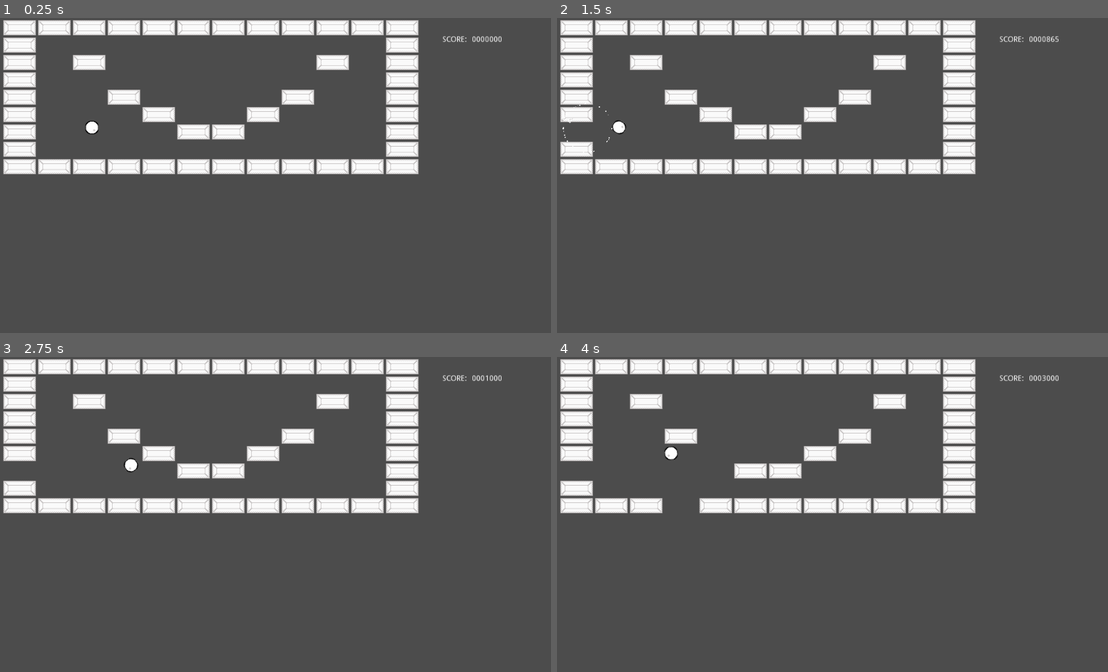
Above: before the commit, frames 1-4 (two rows, left to right).
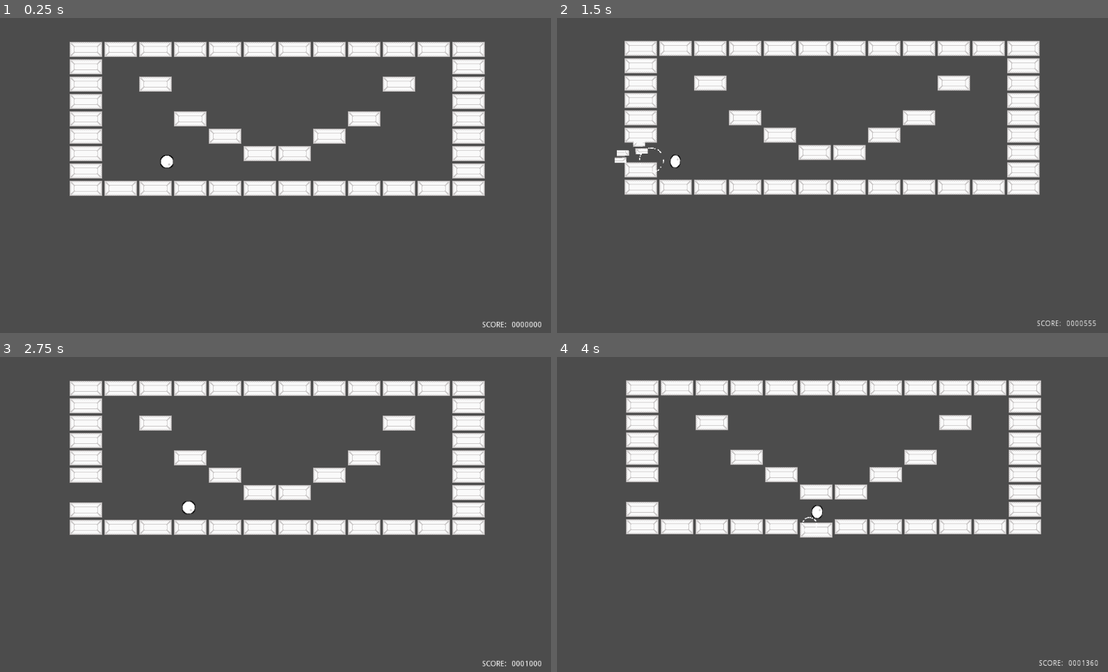
Above: after the commit, the same moments.

Repository: Anatolij-Grigorjev/Breakout4Godot
Game: Godot game, scene res://BreakoutGame.tscn
Two runs of this game, one before a commit and one after it. Both use one fixed random seed, a clock stepped at 60 frames per second and the inputs below.
Inputs (mouse positions are in pixels of both pictures, inside the frame that each line leads up to):
- Up to frame 1 (0.25 s): no input
- Up to frame 2 (1.5 s): tap Enter at 0.5 s; move the mouse to (959, 162) at 0.52 s; tap Alt at 0.6 s; click (959, 162) at 0.67 s; drag from (722, 197) to (804, 244) at 1.27 s
- Up to frame 3 (2.75 s): move the mouse to (336, 448) at 2.02 s; tap Shift at 2.1 s; click (336, 448) at 2.17 s
- Up to frame 4 (4 s): drag from (804, 583) to (667, 470) at 2.77 s; move the mouse to (1003, 568) at 3.52 s; tap Ctrl at 3.6 s; click (1003, 568) at 3.67 s

The runs differ from the first frame. In frame 1, 25% of the frame differs, in the area x 0-99%, y 0-99%; in frame 2, 25%; in frame 3, 24%; in frame 4, 24%.

Commit message:
fix ball position reset in main game

Diff:
--- a/game/BreakoutGame.gd
+++ b/game/BreakoutGame.gd
@@ -1,6 +1,4 @@
 extends Node2D
-
-export(Vector2) var initialBallPos = Vector2(190, 200)
 
 onready var bricks = $BricksMap
 onready var ball = $Ball
@@ -14,17 +12,17 @@
 # Called when the node enters the scene tree for the first time.
 func _ready():
 	scoreCounter.score = currentScore
-	ball.position = initialBallPos
 	ball.connect("ball_collided", self, "_on_ball_collided")
 	bricks.connect("brickDestroyed", self, "_on_brick_destroyed")
 
 
 func _on_ball_collided(collision: KinematicCollision2D):
 
-	cameraShake.beginShake()
-	var particlesPos = collision.position - (collision.normal * 10)
-	var particlesRotation = collision.normal.angle()
-	ballSmokes.fireNextParticleSystem(particlesPos, particlesRotation)
+	if (collision.collider.is_in_group("bricks")):
+		cameraShake.beginShake()
+		var particlesPos = collision.position - (collision.normal * 10)
+		var particlesRotation = collision.normal.angle()
+		ballSmokes.fireNextParticleSystem(particlesPos, particlesRotation)
 
 
 func _on_brick_destroyed(type: int, pos: Vector2):
--- a/game/BreakoutGame.tscn
+++ b/game/BreakoutGame.tscn
@@ -19,6 +19,7 @@
 [node name="ScreenShake" parent="Camera2D" instance=ExtResource( 7 )]
 
 [node name="BricksMap" parent="." instance=ExtResource( 2 )]
+position = Vector2( 122, 40 )
 
 [node name="BarrierLeft" parent="." instance=ExtResource( 3 )]
 position = Vector2( -20, 0 )
@@ -31,9 +32,10 @@
 position = Vector2( 1044, 0 )
 
 [node name="HitCounter" parent="." instance=ExtResource( 8 )]
-position = Vector2( 810, 18 )
+position = Vector2( 883, 544 )
 
 [node name="Ball" parent="." instance=ExtResource( 1 )]
+position = Vector2( 328, 263 )
 
 [node name="ParticlesBattery" type="Node2D" parent="."]
 script = ExtResource( 6 )
--- a/game/ball/Ball.tscn
+++ b/game/ball/Ball.tscn
@@ -43,42 +43,6 @@
 "transitions": PoolRealArray( 1 ),
 "update": 0,
 "values": [ 0.0 ]
-}
-tracks/3/type = "value"
-tracks/3/path = NodePath(".:position")
-tracks/3/interp = 1
-tracks/3/loop_wrap = true
-tracks/3/imported = false
-tracks/3/enabled = true
-tracks/3/keys = {
-"times": PoolRealArray( 0 ),
-"transitions": PoolRealArray( 1 ),
-"update": 0,
-"values": [ Vector2( 0, 0 ) ]
-}
-tracks/4/type = "value"
-tracks/4/path = NodePath(".:rotation_degrees")
-tracks/4/interp = 1
-tracks/4/loop_wrap = true
-tracks/4/imported = false
-tracks/4/enabled = true
-tracks/4/keys = {
-"times": PoolRealArray( 0 ),
-"transitions": PoolRealArray( 1 ),
-"update": 0,
-"values": [ 0.0 ]
-}
-tracks/5/type = "value"
-tracks/5/path = NodePath(".:scale")
-tracks/5/interp = 1
-tracks/5/loop_wrap = true
-tracks/5/imported = false
-tracks/5/enabled = true
-tracks/5/keys = {
-"times": PoolRealArray( 0 ),
-"transitions": PoolRealArray( 1 ),
-"update": 0,
-"values": [ Vector2( 1, 1 ) ]
 }
 
 [sub_resource type="Animation" id=4]
